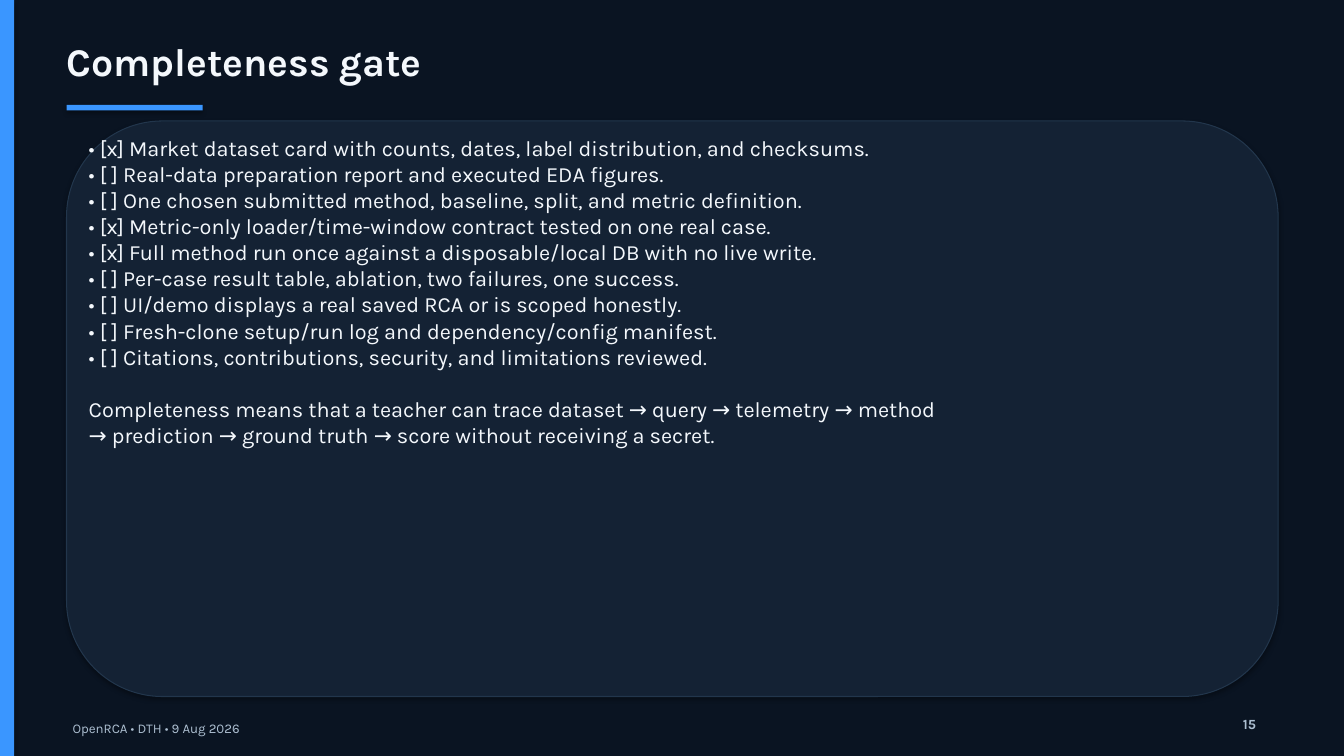
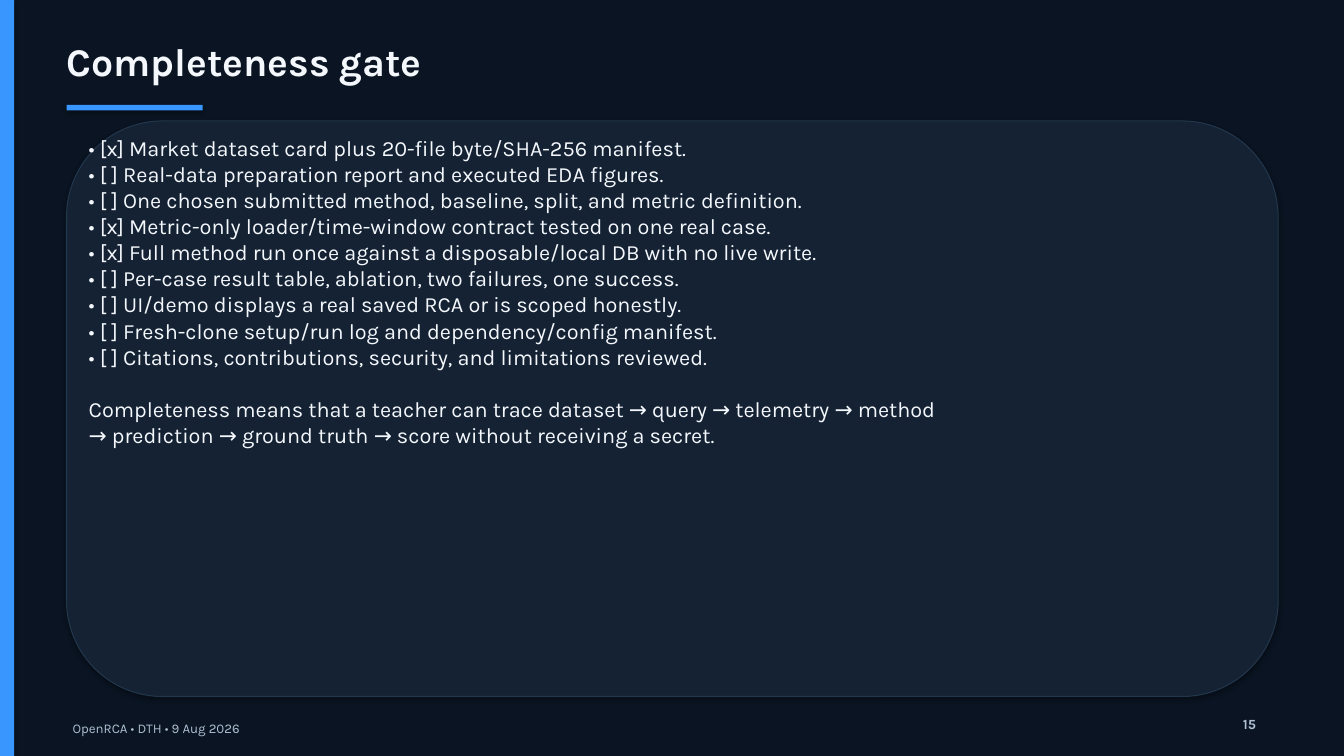
Before and after one commit to DuongNg1111/openrca_dth_deploy, a slide deck: slide 15 of docs/slides/capstone_review_2026-08-09.pptx. Drawn at 1344x756 pixels with LibreOffice and Linux fonts; fonts in the diff are those of the drawing. Boxes give left, top, right and bottom in pixels: in the first picture for what was removed or moved away, otherwise in the second. Text is boxed around its words. In the diff, an @@ line names an element or a change of style, - is before the commit and + after.

Commit message:
docs(data): add verified Market file manifest

```diff
--- a/docs/slides/capstone_review_2026-08-09.pptx
+++ b/docs/slides/capstone_review_2026-08-09.pptx
@@ text at [89,140,935,449]: text changed @@
-• [x] Market dataset card with counts, dates, label distribution, and checksums.
-• [ ] Real-data preparation report and executed EDA figures.
-• [ ] One chosen submitted method, baseline, split, and metric definition.
-• [x] Metric-only loader/time-window contract tested on one real case.
-• [x] Full method run once against a disposable/local DB with no live write.
-• [ ] Per-case result table, ablation, two failures, one success.
-• [ ] UI/demo displays a real saved RCA or is scoped honestly.
-• [ ] Fresh-clone setup/run log and dependency/config manifest.
-• [ ] Citations, contributions, security, and limitations reviewed.
-Completeness means that a teacher can trace dataset → query → telemetry → method
-→ prediction → ground truth → score without receiving a secret.
+• [x] Market dataset card plus 20-file byte/SHA-256 manifest.
+• [ ] Real-data preparation report and executed EDA figures.
+• [ ] One chosen submitted method, baseline, split, and metric definition.
+• [x] Metric-only loader/time-window contract tested on one real case.
+• [x] Full method run once against a disposable/local DB with no live write.
+• [ ] Per-case result table, ablation, two failures, one success.
+• [ ] UI/demo displays a real saved RCA or is scoped honestly.
+• [ ] Fresh-clone setup/run log and dependency/config manifest.
+• [ ] Citations, contributions, security, and limitations reviewed.
+Completeness means that a teacher can trace dataset → query → telemetry → method
+→ prediction → ground truth → score without receiving a secret.
```
Also in this commit, not shown: 2 other slides changed, 4 other files.
